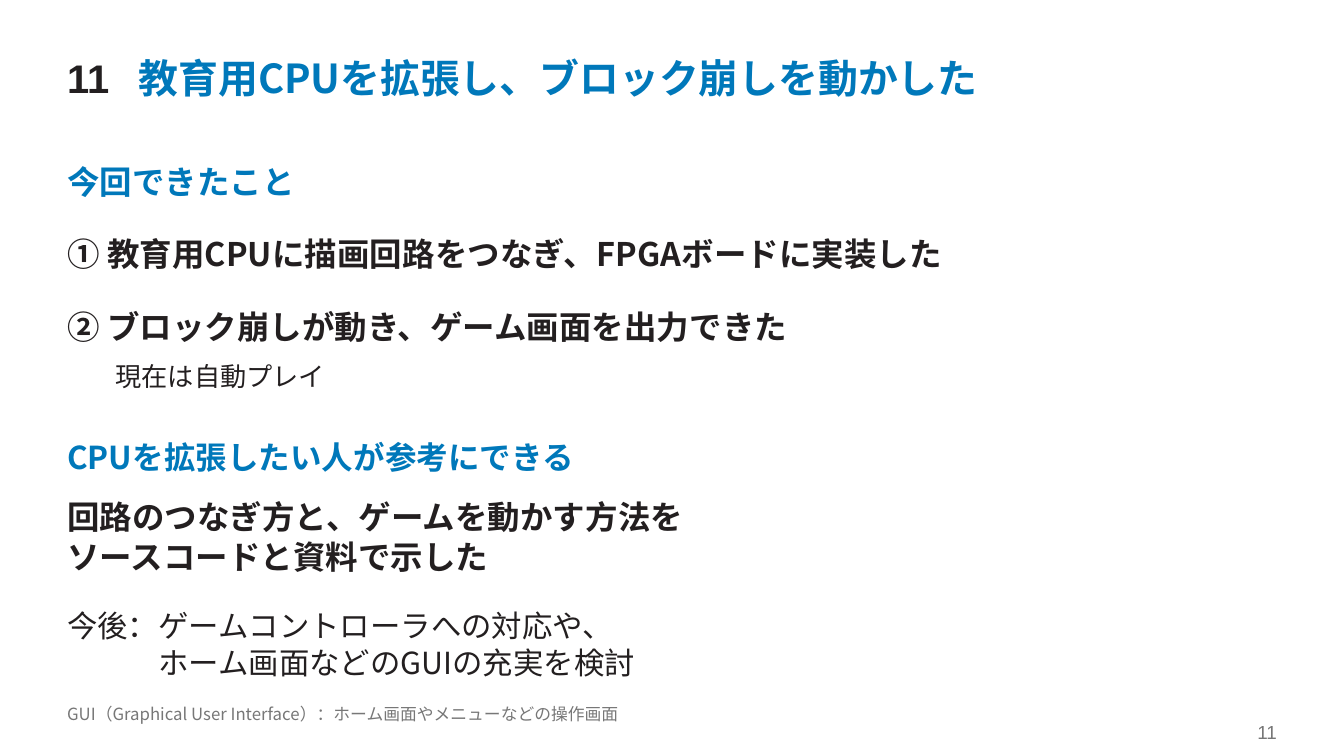
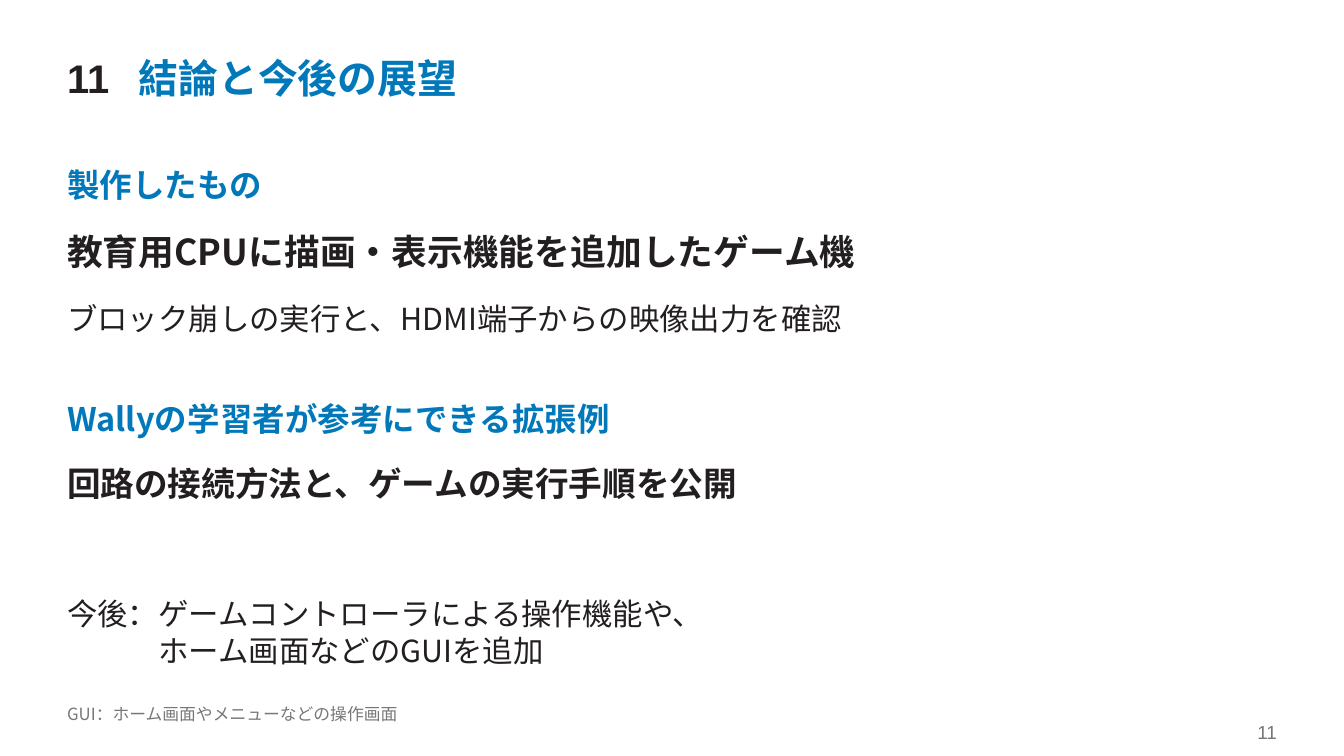
Before and after one commit to SoshiroFujimori/wally-game-console-research, a slide deck: slide 11 of docs/presentation/中間発表_主要事項.pptx. Drawn at 1344x756 pixels with LibreOffice and Linux fonts; fonts in the diff are those of the drawing. Boxes give left, top, right and bottom in pixels: in the first picture for what was removed or moved away, otherwise in the second. Text is boxed around its words. In the diff, an @@ line names an element or a change of style, - is before the commit and + after.

```diff
--- a/docs/presentation/中間発表_主要事項.pptx
+++ b/docs/presentation/中間発表_主要事項.pptx
@@ text at [139,58,458,97]: text changed @@
-教育用CPUを拡張し、ブロック崩しを動かした
+結論と今後の展望
@@ text removed at [67,166,295,197] @@
-今回できたこと
@@ text added at [67,169,262,200], 23.2 pt, text #0078BA, bold @@
+製作したもの
@@ text at [67,234,856,269]: text changed; size 23.2 to 25.5 pt @@
-① 教育用CPUに描画回路をつなぎ、FPGAボードに実装した
+教育用CPUに描画・表示機能を追加したゲーム機
@@ text at [67,304,842,333]: text changed; size 23.2 to 21.8 pt; bold off @@
-② ブロック崩しが動き、ゲーム画面を出力できた
+ブロック崩しの実行と、HDMI端子からの映像出力を確認
@@ text removed at [115,364,325,388] @@
-現在は自動プレイ
@@ text added at [67,403,610,439], 23.2 pt, text #0078BA, bold @@
+Wallyの学習者が参考にできる拡張例
@@ text removed at [67,442,574,472] @@
-CPUを拡張したい人が参考にできる
@@ text at [67,467,737,499]: text changed; size 23.2 to 24 pt @@
-回路のつなぎ方と、ゲームを動かす方法を
-ソースコードと資料で示した
+回路の接続方法と、ゲームの実行手順を公開
@@ text at [67,599,703,665]: text changed @@
-今後：ゲームコントローラへの対応や、
-ホーム画面などのGUIの充実を検討
+今後：ゲームコントローラによる操作機能や、
+ホーム画面などのGUIを追加
@@ text at [67,706,397,722]: text changed @@
-GUI（Graphical User Interface）：ホーム画面やメニューなどの操作画面
+GUI：ホーム画面やメニューなどの操作画面
```
Also in this commit, not shown: 11 other slides changed, 1 slide added, 1 slide removed, 25 other files.
